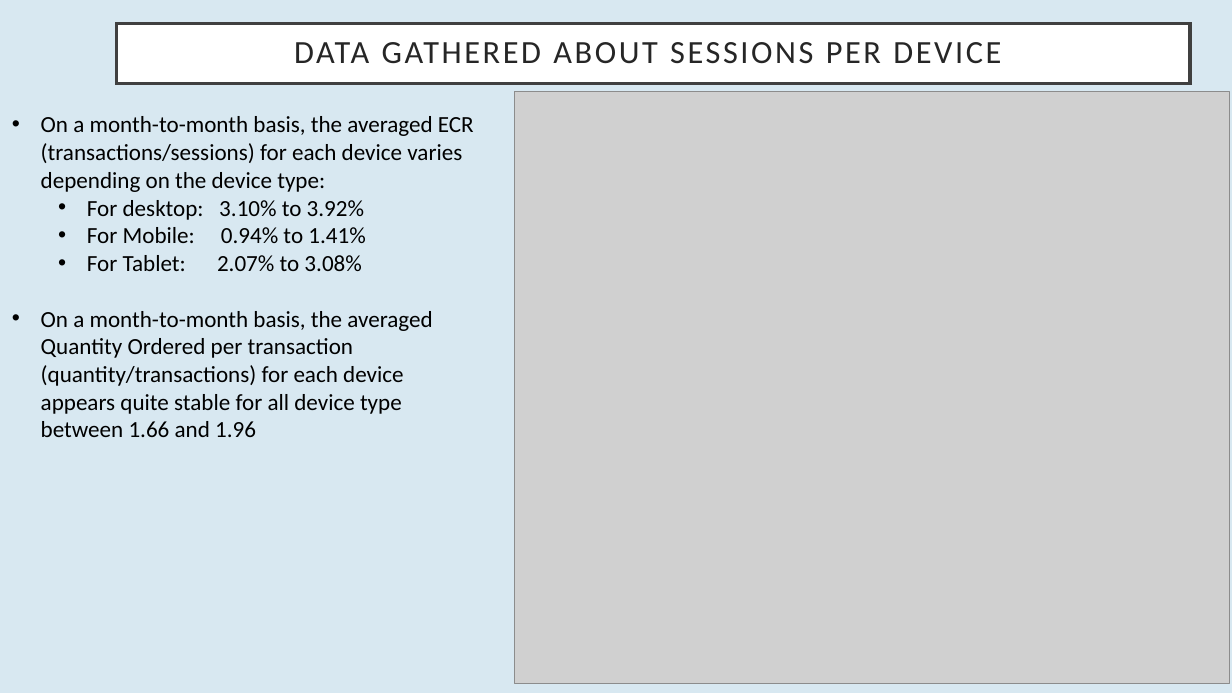
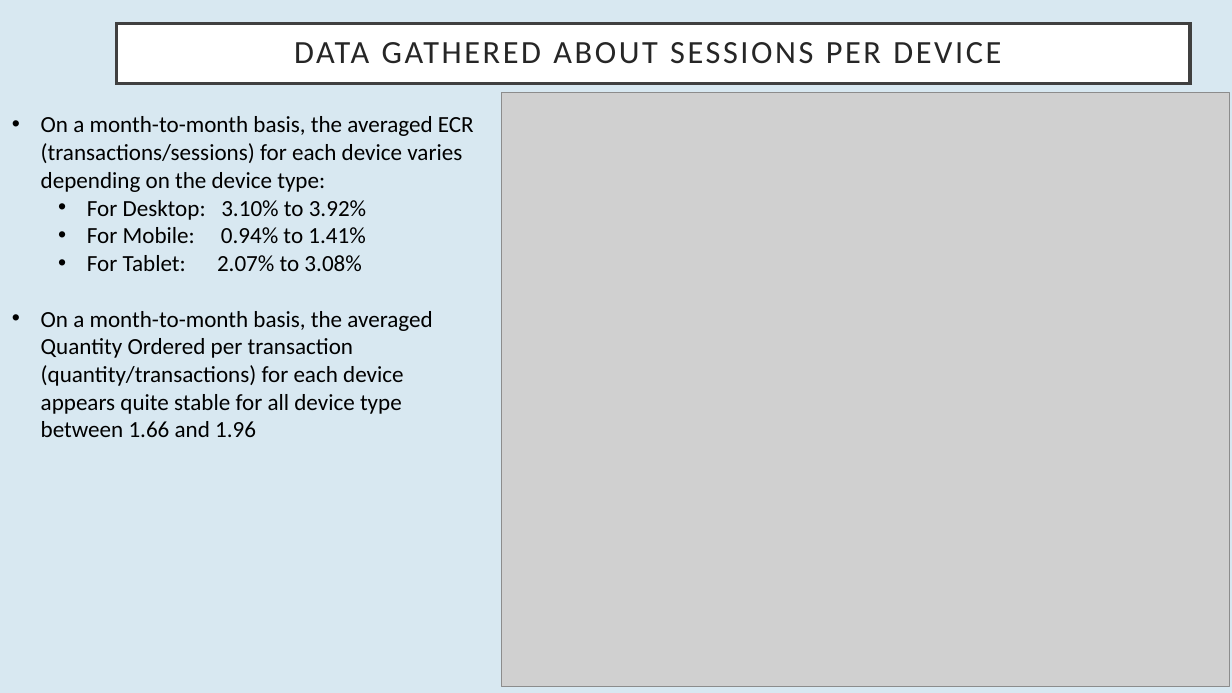
Before and after one commit to AlexV97/IXIS_analysis, a slide deck: slide 3 of IXIS_data_challenge_slidedeck.pptx. Drawn at 1232x693 pixels with LibreOffice and Linux fonts; fonts in the diff are those of the drawing; grey boxes stand for pictures. Boxes give left, top, right and bottom in pixels: in the first picture for what was removed or moved away, otherwise in the second. Text is boxed around its words. In the diff, an @@ line names an element or a change of style, - is before the commit and + after.

```diff
--- a/IXIS_data_challenge_slidedeck.pptx
+++ b/IXIS_data_challenge_slidedeck.pptx
@@ picture: place and size @@
-picture at (515,91,1229,683)
+picture at (502,92,1229,687)
@@ text at (87,200,366,220): text changed @@
-  • For desktop: 3.10% to 3.92%
+  • For Desktop: 3.10% to 3.92%
```
Also in this commit, not shown: 2 other slides changed, 1 slide added, 4 other files.
